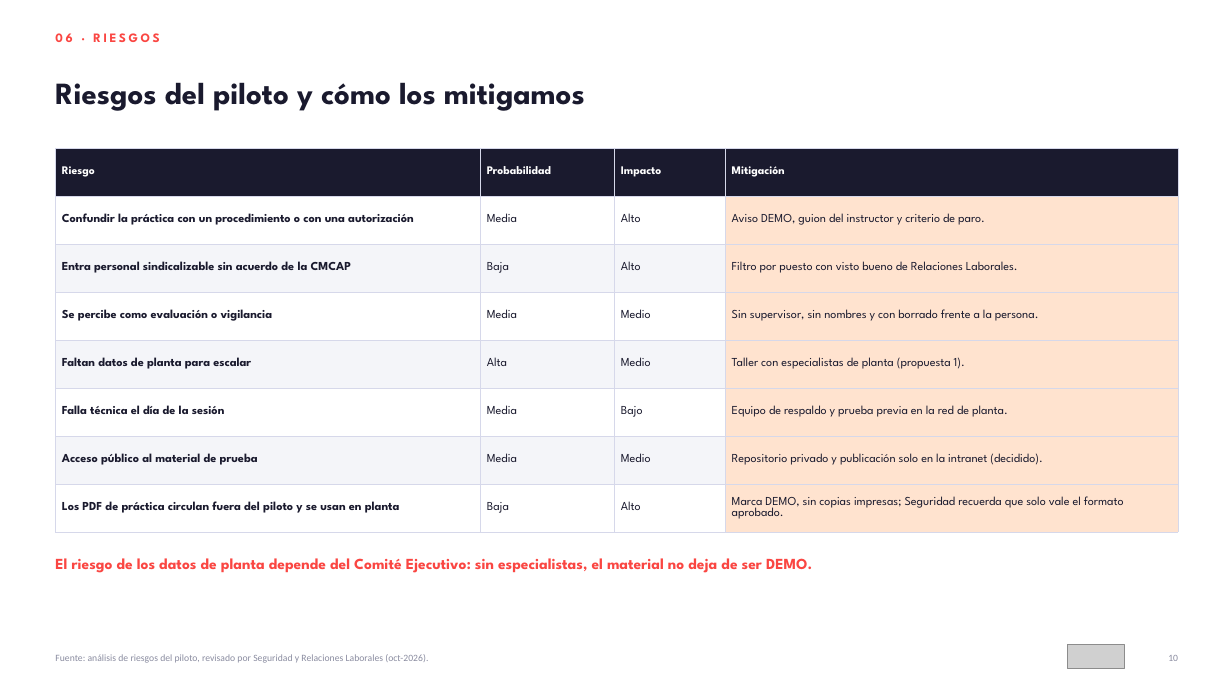
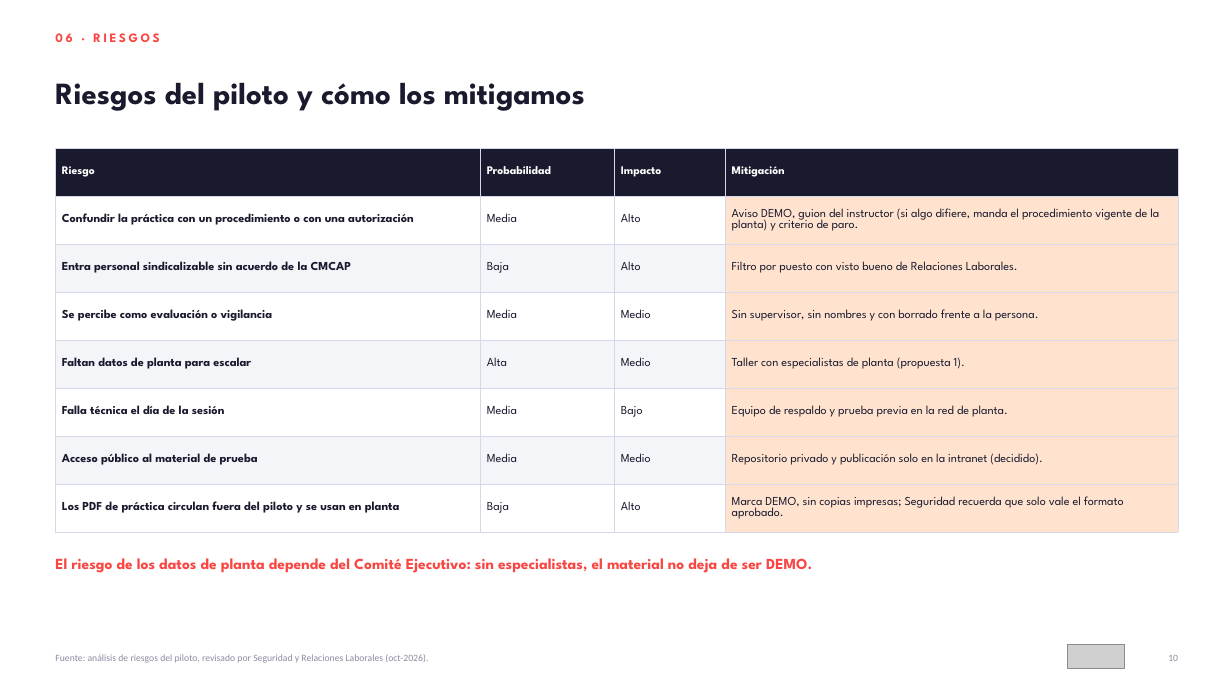
Before and after one commit to diegocardonaguzman03-maker/HR, a slide deck: slide 10 of entregables/2026-10-08-presentacion-comite/Academia_Digital_Capacitacion_por_Misiones_AMMX.pptx. Drawn at 1232x693 pixels with LibreOffice and Linux fonts; fonts in the diff are those of the drawing; grey boxes stand for pictures. Boxes give left, top, right and bottom in pixels: in the first picture for what was removed or moved away, otherwise in the second. Text is boxed around its words. In the diff, an @@ line names an element or a change of style, - is before the commit and + after.

```diff
--- a/entregables/2026-10-08-presentacion-comite/Academia_Digital_Capacitacion_por_Misiones_AMMX.pptx
+++ b/entregables/2026-10-08-presentacion-comite/Academia_Digital_Capacitacion_por_Misiones_AMMX.pptx
@@ table at [55, 148, 1178, 523] @@
-row 2, column 4: Aviso DEMO, guion del instructor y criterio de paro.
+row 2, column 4: Aviso DEMO, guion del instructor (si algo difiere, manda el procedimiento vigente de la planta) y criterio de paro.
```
Also in this commit, not shown: 6 other slides changed, 1 other file.
